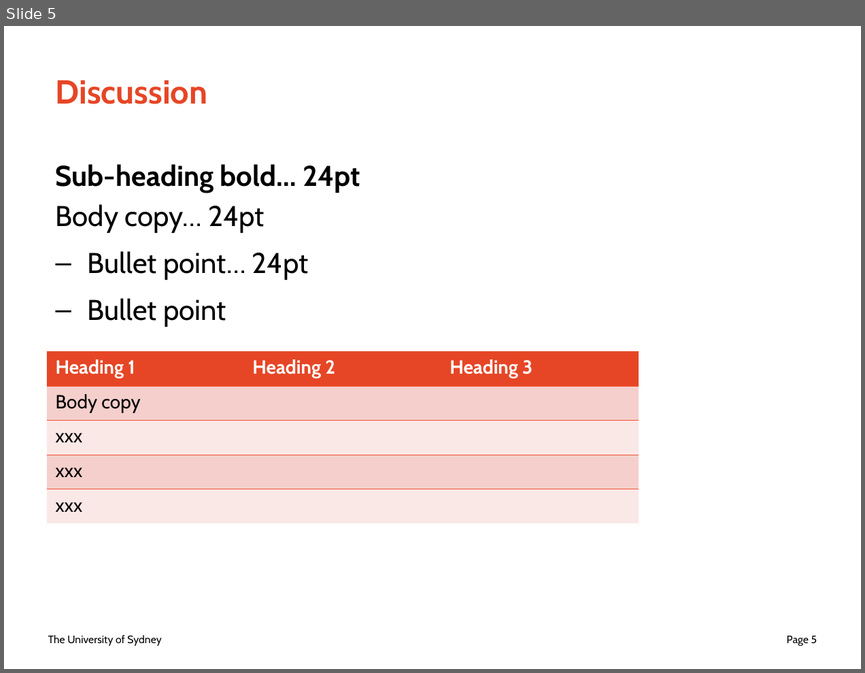
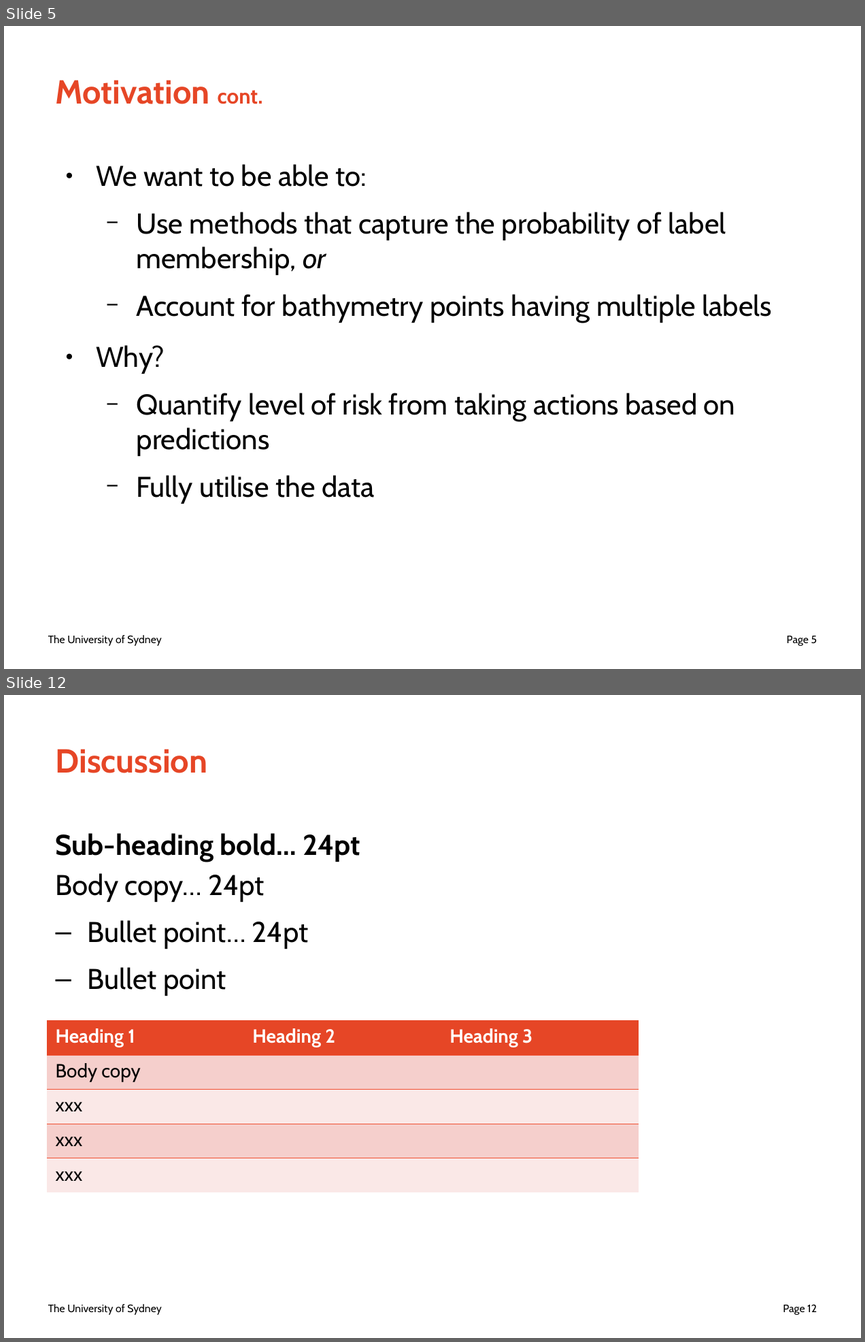
Before and after one commit to juicetin/honours, a slide deck: prez/honours_prez.odp. Shown one above the other, each under a label of ours: slide 5 before the commit, slides 5 and 12 after it; the slides between them are not shown. The pictures are 865x673 and 865x1342 pixels, drawn with LibreOffice and Linux fonts; fonts in the diff are those of the drawing. Boxes give left, top, right and bottom in pixels: in the first picture for what was removed or moved away, otherwise in the second. Text is boxed around its words. In the diff, an @@ line names an element or a change of style, - is before the commit and + after.

```diff
--- a/prez/honours_prez.odp
+++ b/prez/honours_prez.odp
@@ slide 5 added at [4, 26, 861, 669], background #FFFFFF; not listed: 2 template elements that a slide beside it also shows @@
@@ title added at [56, 80, 263, 104], 28 pt, text #E64626, bold @@
+Motivation cont.
@@ text added at [96, 164, 772, 503], 24 pt, text #000000 @@
+● We want to be able to:
+  − Use methods that capture the probability of label membership, or
+  − Account for bathymetry points having multiple labels
+● Why?
+  − Quantify level of risk from taking actions based on predictions
+  − Fully utilise the data
@@ what was slide 5 is now slide 12 @@
@@ page number at [783, 1304, 817, 1314]: text changed @@
-Page 5
+Page 12
```
Also in this commit, not shown: 2 slides changed, 8 other slides added, 2 slides removed.
